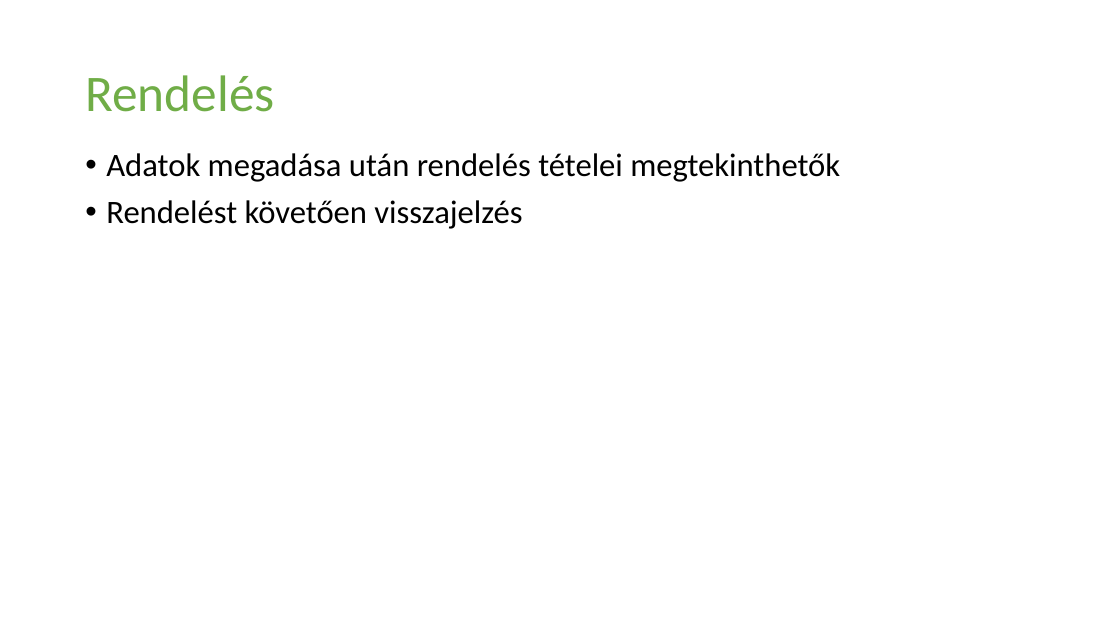
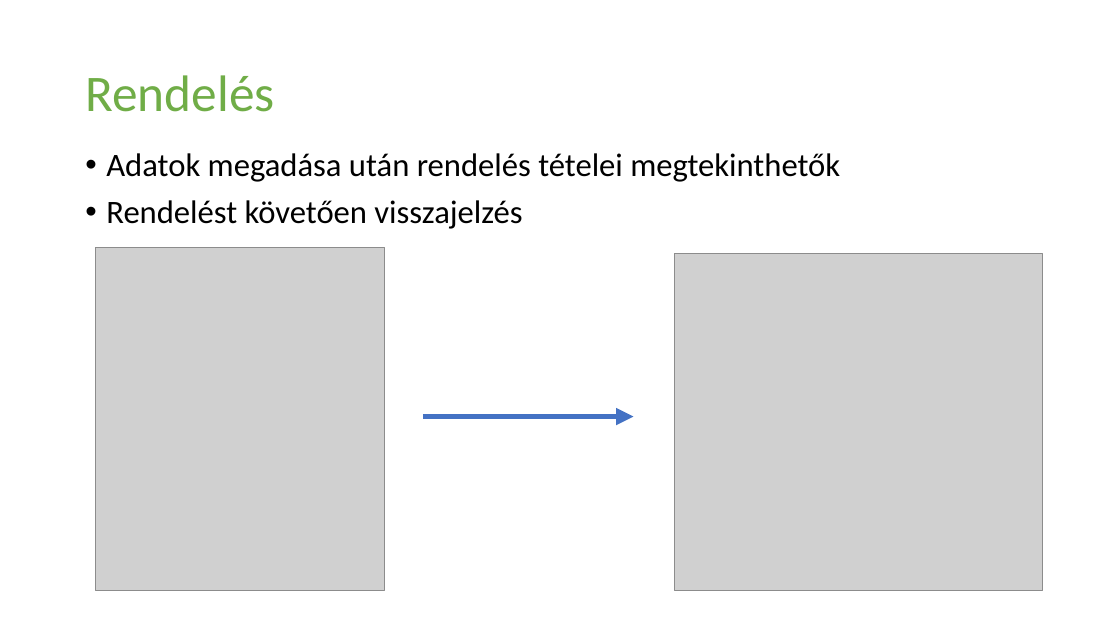
Before and after one commit to fedorbenjamin02/Vizsgaremek2024, a slide deck: slide 13 of Mellékletek/Prezentáció/Frissfutár_prezentáció.pptx. Drawn at 1120x630 pixels with LibreOffice and Linux fonts; fonts in the diff are those of the drawing; grey boxes stand for pictures. Boxes give left, top, right and bottom in pixels: in the first picture for what was removed or moved away, otherwise in the second. Text is boxed around its words. In the diff, an @@ line names an element or a change of style, - is before the commit and + after.

```diff
--- a/Mellékletek/Prezentáció/Frissfutár_prezentáció.pptx
+++ b/Mellékletek/Prezentáció/Frissfutár_prezentáció.pptx
@@ picture added at (x1=96, y1=247, x2=385, y2=590) @@
@@ picture added at (x1=675, y1=254, x2=1044, y2=591) @@
@@ arrow added from (423, 417) to (634, 417), #4472C4 5 pt @@
```
Also in this commit, not shown: 9 other slides changed, 1 slide removed.
